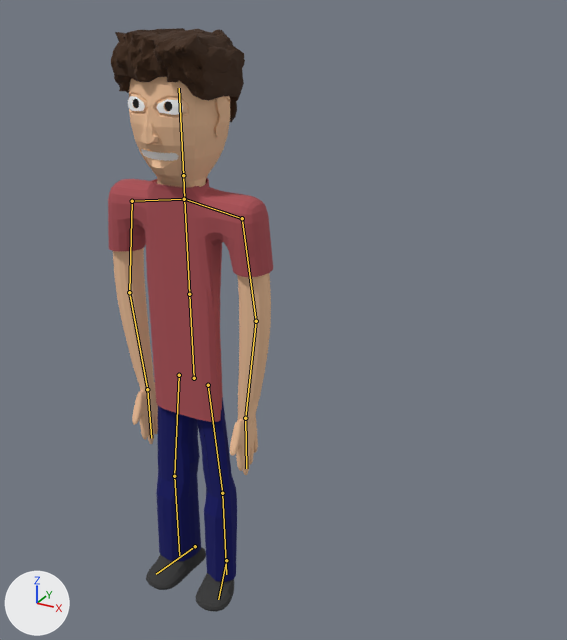
The FBX model Assets/game_guy_2.fbx as it was, and as the next commit left it.
The view is the same before and after, from a camera (50 mm lens) standing at (9.76, -13.38, 14.64) and looking at (2.62, -0.4, 8.15). Arrows for +X, +Y and +Z are at lower left; the lights stay in place. The older version comes first. The bones that change, and the others that lie on the model, are drawn over the model as lines.

Names of what the first picture shows: 'Guy', 'Pants', 'Shirt', 'Shoes'.
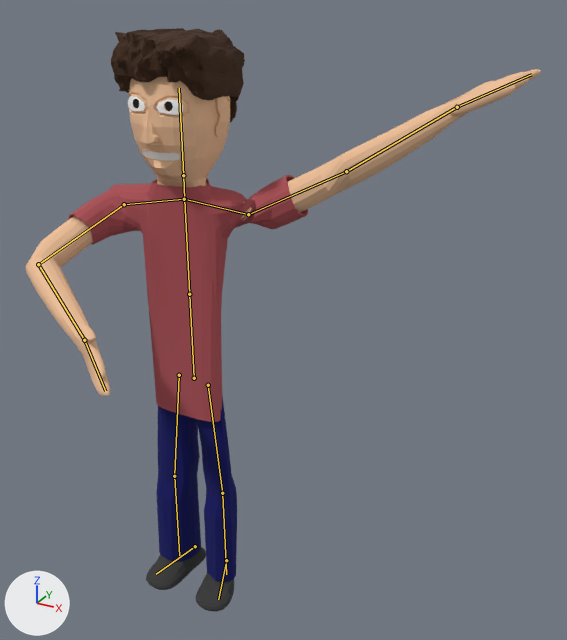
The newer file adds an action. The first version stands in its rest pose; the second is drawn at frame 7 of the action 'Armature|Player_KarateChop2'.

Location of each change, (x1, y1, x2, y2) in pixels of the pictures (567 x 640 px):
'Guy', posed
    before: (111, 28, 271, 475)
    after: (26, 28, 541, 396)
'Shirt', posed (45% wider)
    before: (108, 178, 273, 422)
    after: (69, 175, 308, 422)
bone 'Bone.005.R', root to tip
    before: (242, 218) to (256, 321)
    after: (248, 214) to (346, 171)
bone 'Bone.006.R', root to tip
    before: (256, 321) to (245, 418)
    after: (346, 171) to (457, 107)
bone 'Bone.005.R.001', root to tip
    before: (132, 201) to (129, 292)
    after: (124, 204) to (38, 264)
bone 'Bone.006.R.001', root to tip
    before: (129, 292) to (147, 389)
    after: (38, 264) to (84, 340)

What changed in the scene script:
```text
Change bone_bone_001:
    where bone_bone_001 = bpy.data.objects['Armature'].pose.bones['Bone.001']  # child of 'Bone'
    bone_bone_001.rotation_quaternion: (1.0, 0.0, 0.0, 0.0) -> (0.993, 0.0, 0.115, 0.0)  # degrees (0, 0, 0) -> degrees (0, 13, 0)
Change bone_bone_003:
    where bone_bone_003 = bpy.data.objects['Armature'].pose.bones['Bone.003']  # child of 'Bone.002'
    bone_bone_003.rotation_quaternion: (1.0, 0.0, 0.0, 0.0) -> (0.994, 0.0, -0.112, 0.0)  # degrees (0, 0, 0) -> degrees (0, -13, 0)
Change bone_bone_005_r:
    where bone_bone_005_r = bpy.data.objects['Armature'].pose.bones['Bone.005.R']  # child of 'Bone.004.R'
    bone_bone_005_r.rotation_quaternion: (1.0, 0.0, 0.0, 0.0) -> (0.262, 0.411, -0.52, -0.701)  # degrees (0, 0, 0) -> degrees (83, 18, -123)
Change bone_bone_006_r:
    where bone_bone_006_r = bpy.data.objects['Armature'].pose.bones['Bone.006.R']  # child of 'Bone.005.R'
    bone_bone_006_r.rotation_quaternion: (1.0, 0.0, 0.0, 0.0) -> (0.895, 0.0, -0.445, 0.0)  # degrees (0, 0, 0) -> degrees (0, -53, 0)
Change bone_bone_005_r_001:
    where bone_bone_005_r_001 = bpy.data.objects['Armature'].pose.bones['Bone.005.R.001']  # child of 'Bone.004.R.001'
    bone_bone_005_r_001.rotation_quaternion: (1.0, 0.0, 0.0, 0.0) -> (0.857, -0.266, 0.011, -0.441)  # degrees (0, 0, 0) -> degrees (-29, -12, -51)
Change bone_bone_006_r_001:
    where bone_bone_006_r_001 = bpy.data.objects['Armature'].pose.bones['Bone.006.R.001']  # child of 'Bone.005.R.001'
    bone_bone_006_r_001.rotation_quaternion: (1.0, 0.0, 0.0, 0.0) -> (0.847, 0.49, 0.025, -0.205)  # degrees (0, 0, 0) -> degrees (58, 14, -19)
```
